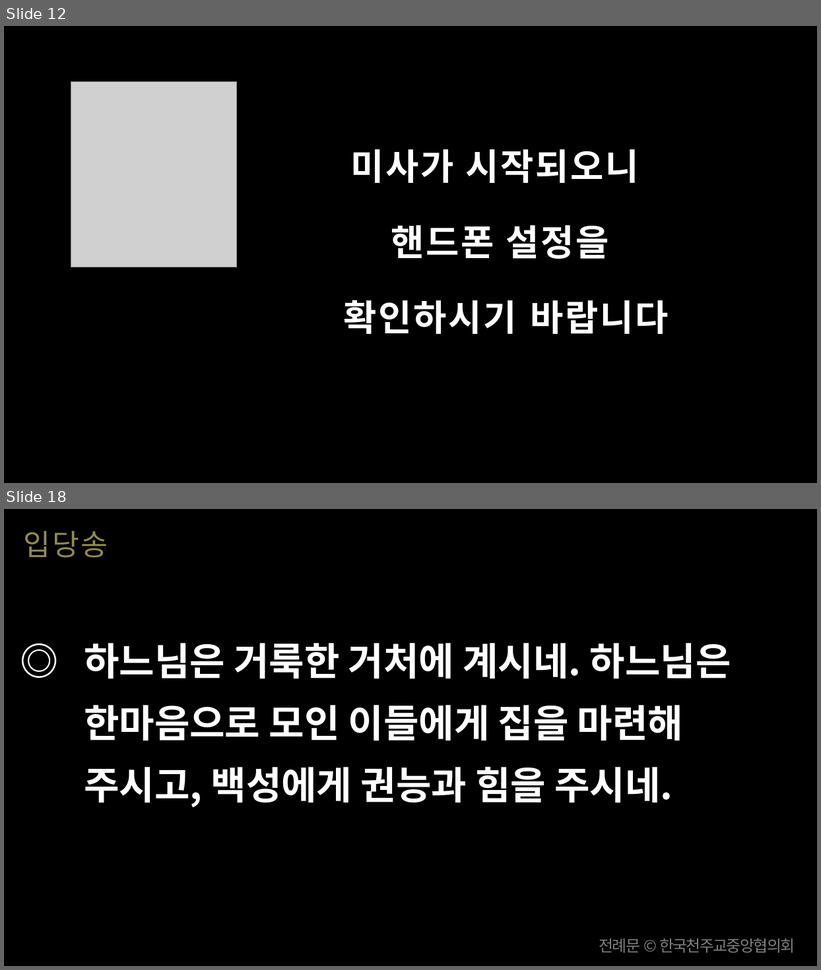
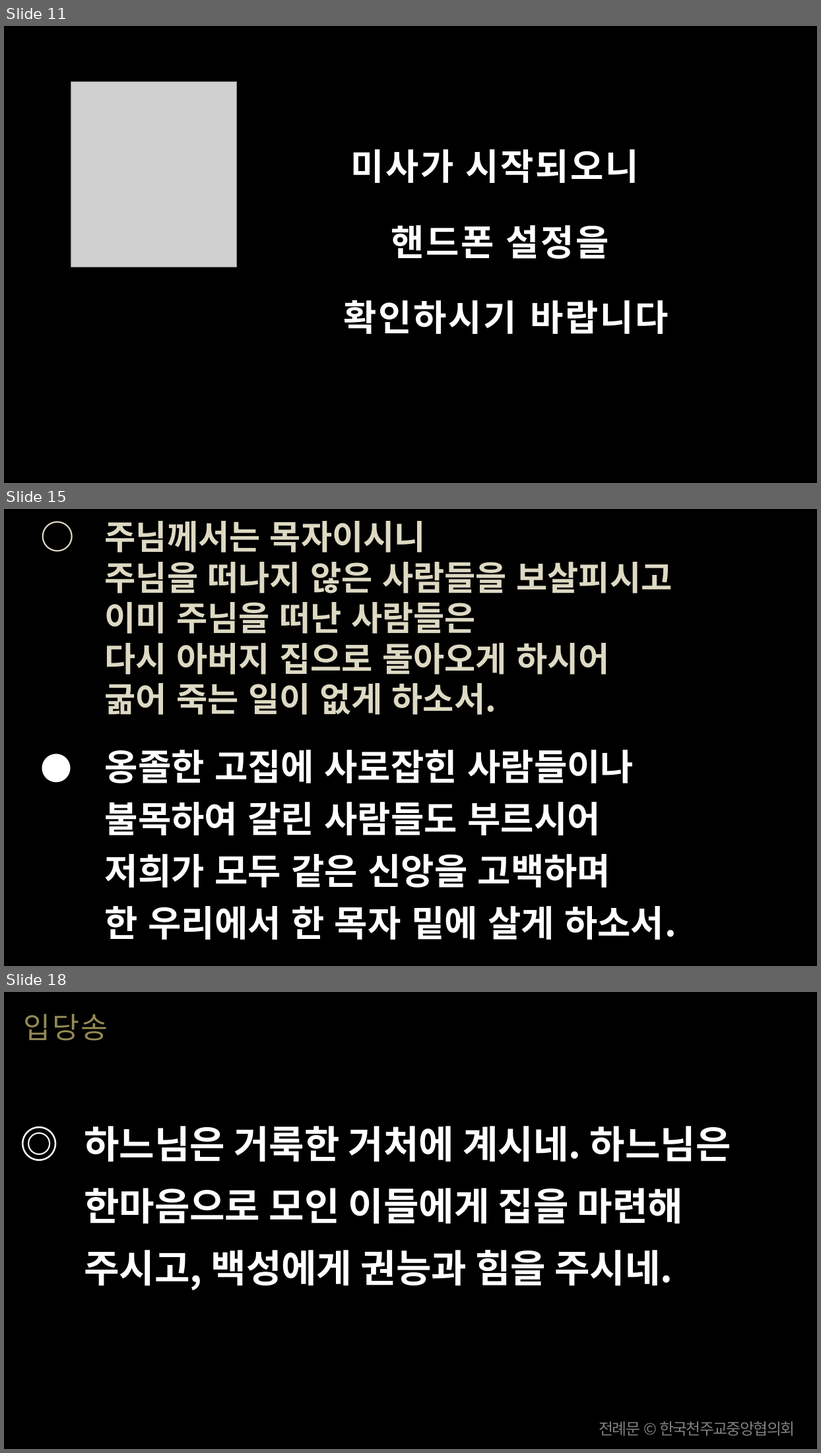
Before and after one commit to scottpark/missa_ppt, a slide deck: 20260726/20260726_연중 제17주일.pptx. Shown one above the other, each under a label of ours: slides 12 and 18 before the commit, slides 11, 15 and 18 after it; the slides between them are not shown. The pictures are 821x970 and 821x1453 pixels, drawn with LibreOffice and Linux fonts; fonts in the diff are those of the drawing; grey boxes stand for pictures. Boxes give left, top, right and bottom in pixels: in the first picture for what was removed or moved away, otherwise in the second. Text is boxed around its words. In the diff, an @@ line names an element or a change of style, - is before the commit and + after.

```diff
--- a/20260726/20260726_연중 제17주일.pptx
+++ b/20260726/20260726_연중 제17주일.pptx
@@ slide 15 added at bbox=[4, 509, 817, 966], background #000000 @@
@@ text added at bbox=[105, 521, 677, 940], 30 pt, text #DDD9C3, bold @@
+○ 주님께서는 목자이시니
+주님을 떠나지 않은 사람들을 보살피시고
+이미 주님을 떠난 사람들은
+다시 아버지 집으로 돌아오게 하시어
+굶어 죽는 일이 없게 하소서.
+● 옹졸한 고집에 사로잡힌 사람들이나
+불목하여 갈린 사람들도 부르시어
+저희가 모두 같은 신앙을 고백하며
+한 우리에서 한 목자 밑에 살게 하소서.
@@ what was slide 12 is now slide 11 @@
```
Also in this commit, not shown: 11 slides changed, 19 other slides added, 35 slides removed, 9 other files.
